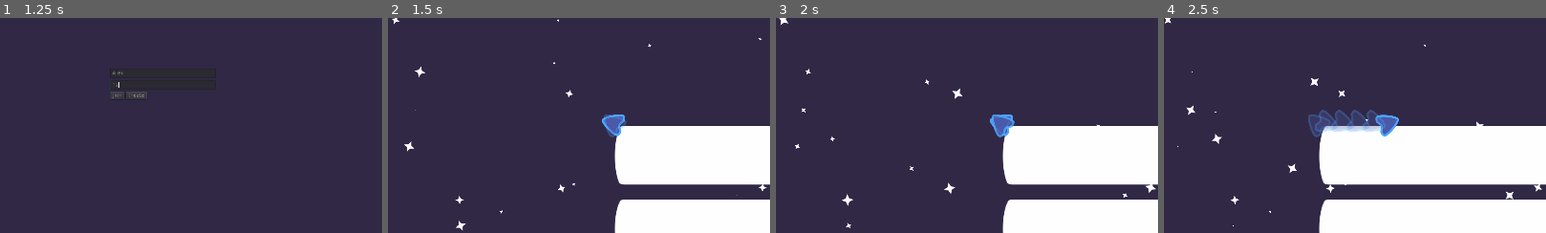
Above: before the commit, frames 1-4 (left to right).
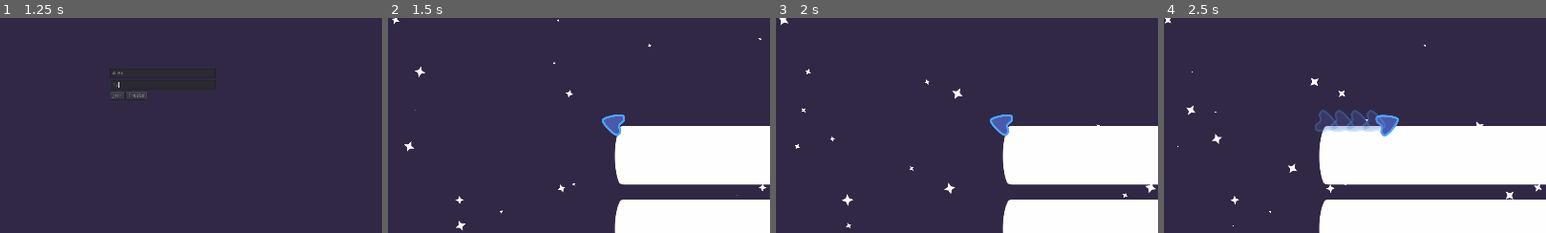
Above: after the commit, the same moments.

Repository: PIWEEK/spacehunters
Game: Godot game, scene res://Menu.tscn
Two runs of this game, one before a commit and one after it. Both use one fixed random seed, a clock stepped at 60 frames per second and the inputs below.
Inputs (mouse positions are % of the whole screen's width and height, from its top left):
- Up to frame 1 (1.25 s): click (42, 38) at 0.52 s; type "Alex" at 0.6 s; click (42, 41) at 0.75 s; type "12" at 0.83 s
- Up to frame 2 (1.5 s): click "Create" at 1.25 s
- Up to frame 3 (2 s): no input
- Up to frame 4 (2.5 s): move the mouse to (72, 45) at 2.02 s; hold Right (ui_right) from 2.03 s (still down); hold Space (charge) from 2.03 s (still down)
The pictures show only the part of the screen within x 21-71%, y 26-76%; the shares and areas given below are measured in that part.

Frame 1 is identical in both runs. In frame 2, 0.1% of the frame differs, in the area x 56-63%, y 44-56%; in frame 3, 0.2%; in frame 4, 0.3%, in the area x 37-44%, y 44-56%.

Commit message:
Fix(Playership trail): No trail if no movement

Diff:
--- a/PlayerShip.gd
+++ b/PlayerShip.gd
@@ -141,14 +141,16 @@
     global_position = start_position
 
 func _on_ShipTrail_timeout():
-    # first make a copy of ghost object
-    var ghost = preload("res://GhostTrail.tscn").instance()
-    # give the ghost a parent
-    get_parent().add_child(ghost)
-    ghost.position = position
-    # ghost.rotation = get_dir()
-    var _scale = Vector2(.7, .7)
-    ghost.set_scale(_scale)
-    ghost.modulate.a = 0.3
-    var dir = ghost.get_angle_to( get_global_mouse_position())+90 # TODO: fix
-    ghost.rotation += dir
+    # TODO: just if PlayerShip is moving
+    var move_vector = get_movement()
+    if (move_vector.x != 0 || move_vector.y != 0):
+        # first make a copy of ghost object
+        var ghost = preload("res://GhostTrail.tscn").instance()
+        # give the ghost a parent
+        get_parent().add_child(ghost)
+        ghost.position = position
+        var _scale = Vector2(.7, .7)
+        ghost.set_scale(_scale)
+        ghost.modulate.a = 0.3
+        var dir = ghost.get_angle_to( get_global_mouse_position())+90 # TODO: fix
+        ghost.rotation += dir
